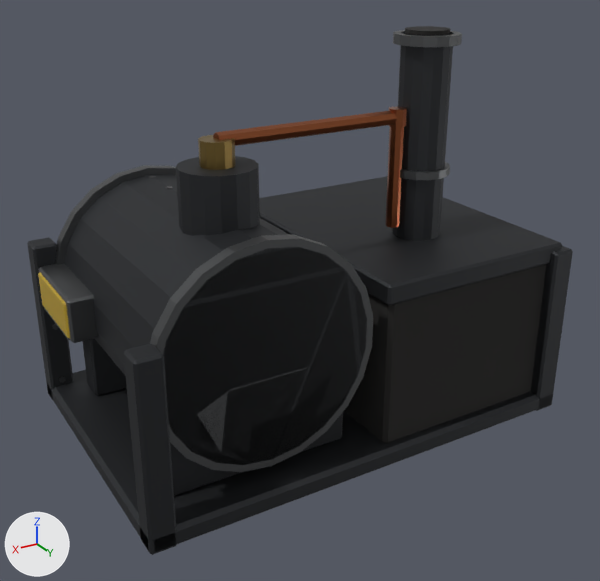
Before and after pictures for a commit that changed the glTF model assets/machines/steam_boiler_mk1.glb.
Camera for both pictures: a 50 mm lens placed at (5.26, 8.86, 6.11), pointed at (0.12, 0.28, 1.83). Lighting does not change. The marker at lower left points along +X, +Y and +Z. The picture after the commit comes second. Vertices at exactly the same position are counted once.

Objects in the first picture: 'steam_boiler_mk1_CastIron', 'steam_boiler_mk1_Copper', 'steam_boiler_mk1_DullBrass', 'steam_boiler_mk1_HazardYellow', 'steam_boiler_mk1_Soot', 'steam_boiler_mk1_WeldedSteel'.
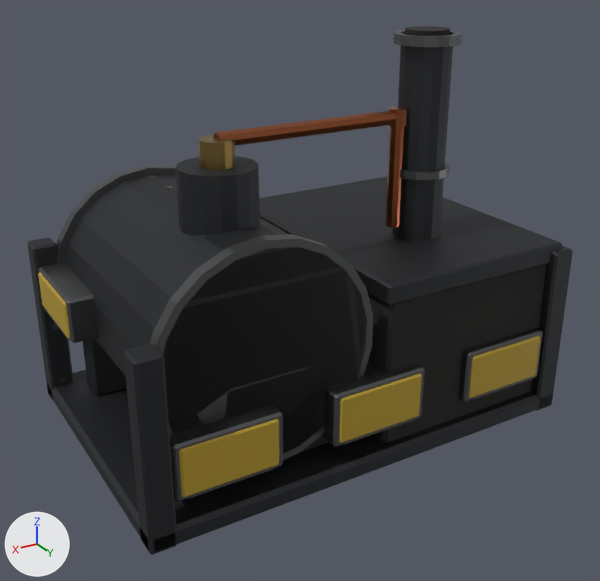
The change, as a list of edits to the scene's bpy script:
```text
Change me_steam_boiler_mk1_hazardyellow:
    used by ob_steam_boiler_mk1_hazardyellow; location = (0.0, 0.0, 0.0)
    remove me_steam_boiler_mk1_hazardyellow.from_pydata(...)  # 48 vertices, 88 faces; spans x -3.0..3.0, y -1.6..1.6, z 0.59..2.05
    add me_steam_boiler_mk1_hazardyellow.from_pydata(...)  # 144 vertices, 264 faces; spans x -3.0..3.0, y -1.6..2.0, z 0.59..2.05
    me_steam_boiler_mk1_hazardyellow part 1: a new loose piece of 24 vertices spanning x -2.6..-1.4, y 1.78..2.0, z 0.59..1.21, in mat_hazardyellow (yellow #b39527)
    me_steam_boiler_mk1_hazardyellow part 2: a new loose piece of 24 vertices spanning x -0.6..0.6, y 1.78..2.0, z 0.59..1.21, in mat_hazardyellow (yellow #b39527)
    me_steam_boiler_mk1_hazardyellow part 3: a new loose piece of 24 vertices spanning x 1.4..2.6, y 1.78..2.0, z 0.59..1.21, in mat_hazardyellow (yellow #b39527)
    other edits to the shape of me_steam_boiler_mk1_hazardyellow do not show in these pictures
Change me_steam_boiler_mk1_weldedsteel:
    used by ob_steam_boiler_mk1_weldedsteel; location = (0.0, 0.0, 0.0)
    remove me_steam_boiler_mk1_weldedsteel.from_pydata(...)  # 1124 vertices, 1924 faces; spans x -2.99..2.99, y -1.98..1.98, z 0.09..5.0
    add me_steam_boiler_mk1_weldedsteel.from_pydata(...)  # 1556 vertices, 2676 faces; spans x -2.99..2.99, y -1.98..1.99, z 0.09..5.0
    me_steam_boiler_mk1_weldedsteel part 4: a new loose piece of 24 vertices spanning x -2.66..-1.34, y 1.43..1.98, z 0.54..1.26, in mat_weldedsteel (dark grey #696a6c)
    me_steam_boiler_mk1_weldedsteel part 5: a new loose piece of 24 vertices spanning x -2.54..-1.46, y 1.83..1.99, z 0.55..0.62, in mat_weldedsteel (dark grey #696a6c)
    me_steam_boiler_mk1_weldedsteel part 6: a new loose piece of 24 vertices spanning x -0.66..0.66, y 1.43..1.98, z 0.54..1.26, in mat_weldedsteel (dark grey #696a6c)
    me_steam_boiler_mk1_weldedsteel part 7: a new loose piece of 24 vertices spanning x -0.54..0.54, y 1.83..1.99, z 0.55..0.62, in mat_weldedsteel (dark grey #696a6c)
    me_steam_boiler_mk1_weldedsteel part 8: a new loose piece of 24 vertices spanning x 1.34..2.66, y 1.43..1.98, z 0.54..1.26, in mat_weldedsteel (dark grey #696a6c)
    me_steam_boiler_mk1_weldedsteel part 9: a new loose piece of 24 vertices spanning x 1.46..2.54, y 1.83..1.99, z 0.55..0.62, in mat_weldedsteel (dark grey #696a6c)
    other edits to the shape of me_steam_boiler_mk1_weldedsteel do not show in these pictures
```

Changed parts and their boxes (x1, y1, x2, y2) in the pictures (600 x 581 px):
'steam_boiler_mk1_WeldedSteel', reshaped: before (38, 30, 462, 472); after (38, 30, 543, 502)
'steam_boiler_mk1_HazardYellow', reshaped: before (38, 272, 70, 339); after (38, 272, 540, 497)
part 1 of me_steam_boiler_mk1_hazardyellow, added (yellow): after (469, 336, 540, 398)
part 2 of me_steam_boiler_mk1_hazardyellow, added (yellow): after (339, 374, 422, 443)
part 3 of me_steam_boiler_mk1_hazardyellow, added (yellow): after (179, 419, 279, 497)
part 4 of me_steam_boiler_mk1_weldedsteel, added: after (458, 328, 543, 402)
part 5 of me_steam_boiler_mk1_weldedsteel, added: after (472, 377, 532, 400)
part 6 of me_steam_boiler_mk1_weldedsteel, added: after (322, 360, 425, 447)
part 7 of me_steam_boiler_mk1_weldedsteel, added: after (343, 417, 415, 445)
part 8 of me_steam_boiler_mk1_weldedsteel, added: after (170, 404, 283, 502)
part 9 of me_steam_boiler_mk1_weldedsteel, added: after (187, 466, 275, 499)
